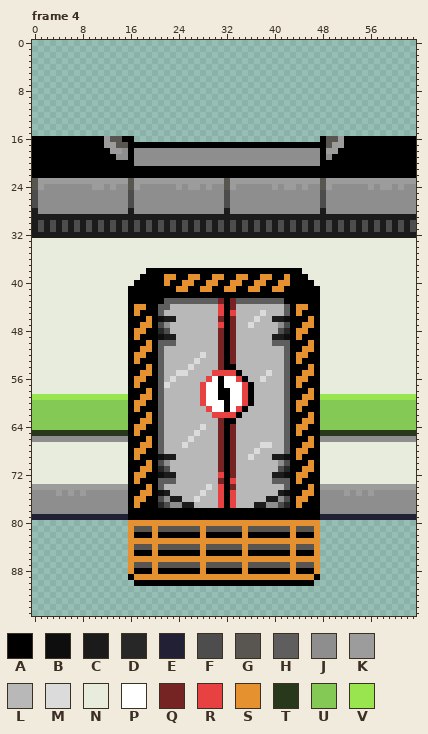
Pixel-art file: Assets/Sprite/Interagibili/PortaChiave/PortaChiusa/PortaChiaveChiusa.aseprite. This is how it looked before the edit.
64x96 pixels, 12 frames. Colours within 5 levels of each other are drawn and written as one. Shown: frame 4. The commit also changed other frames, which this record leaves out.
Palette (. is transparent): A #000000  B #0e0e0e  C #1b1b1b  D #272727  E #222034  F #4d4d4d  G #595652  H #5e5e5e  J #8e8e8e  K #9c9c9c  L #b8b8b8  M #dbdbdb  N #e8ecdd  P #ffffff  Q #762323  R #e84141  S #e6912f  T #27381b  U #84c955  V #99e550
After:
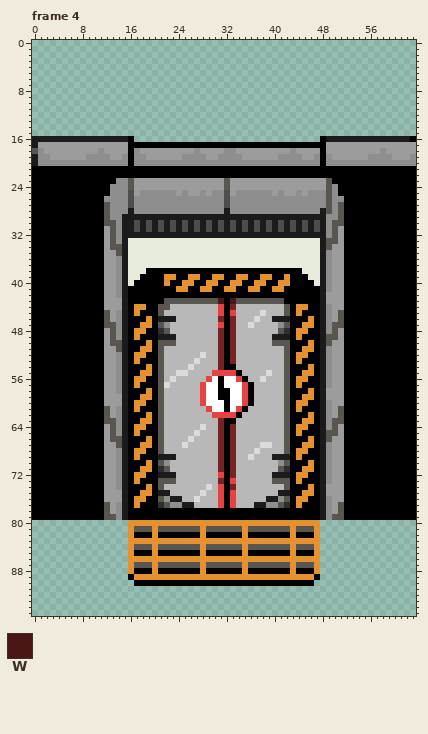
Colours new in this view: W #4a1616
Changes in this commit:
layer "Group 4 Copy/GridYello" added
layer "Group 4 Copy/GridYello Copy" added
layer "Group 1/Group 3/Layer 10 Copy" removed
layer "Group 1/Shadow" removed
layer "MuroStanza" removed
colour D: #272727 -> #2e2e2e
Frame 4, layer "Group 4 Copy/GridYello Copy":
y 16: x 0..15 AAAAAAAAAAAAKGGA -> CCCCCCCCCCCCCCCC; x 49..62 GGKAAAAAAAAAAA -> CCCCCCCCCCCCCC
y 17: x 0..11 AAAAAAAAAAAA -> CKKKKKKKKKKK; x 14..15 GG -> KK; x 49 G -> K; x 52..63 AAAAAAAAAAAA -> KKKKKKKKKKKK
y 18: x 0..12 AAAAAAAAAAAAA -> GJKKKKKKKKKJK; x 15 J -> K; x 18..26 JJJJJJJJJ -> KKKKKKKKK; x 28..31 JJJJ -> KKKK; x 34..42 JJJJJJJJJ -> KKKKKKKKK; x 44..47 JJJJ -> KKKK; x 51..63 AAAAAAAAAAAAA -> KKKKKKKJKKKKK
y 19: x 0..14 AAAAAAAAAAAAAAJ -> CJJKKKKKKJJJJKK; x 19..24 JJJJJJ -> KKKKKK; x 29..30 JJ -> KK; x 35..40 JJJJJJ -> KKKKKK; x 45..46 JJ -> KK; x 50..63 AAAAAAAAAAAAAA -> KKKKKKJJJJKKKJ
y 20: x 0..15 AAAAAAAAAAAAAAAA -> CJJJJJJJJJJJJJJJ; x 49..63 AAAAAAAAAAAAAAA -> JJJJJJJJJJJJJJJ
y 23: x 0..15 GKKKKKKKKKKKKKKK -> AAAAAAAAAAAAAAJJ; x 48..63 GKKKKKKKKKKKKKKK -> KGAAAAAAAAAAAAAA
y 24: x 0..13 GKJJJJJJJJKKJK -> AAAAAAAAAAAAAJ; x 18..23 JJJJJJ -> KKKKKK; x 25 J -> K; x 28 J -> K; x 30..31 JJ -> KK; x 34..39 JJJJJJ -> KKKKKK; x 41 J -> K; x 44 J -> K; x 46..49 JJGK -> KKKG; x 51..63 JJJJJKJKKJKJJ -> AAAAAAAAAAAAA
y 25: x 0..12 FJJJJJJJJJJJJ -> AAAAAAAAAAAAA; x 17 J -> K; x 24 J -> K; x 26..27 JJ -> KK; x 29 J -> K; x 33 J -> K; x 40 J -> K; x 42..43 JJ -> KK; x 45 J -> K; x 48..49 FJ -> JG; x 51..63 JJJJJJJJJJJJJ -> AAAAAAAAAAAAA
y 26: x 0..11 FJJJJJJJJJJJ -> AAAAAAAAAAAA; x 48..49 FJ -> JG; x 52..63 JJJJJJJJJJJJ -> AAAAAAAAAAAA
y 27: x 0..12 FJJJJJJJJJJJJ -> AAAAAAAAAAAAG; x 48..49 FJ -> JG; x 51..63 JJJJJJJJJJJJJ -> GAAAAAAAAAAAA
y 28: x 0..12 CJJJJJJJJJJJJ -> AAAAAAAAAAAAG; x 49 J -> G; x 51..63 JJJJJJJJJJJJJ -> GAAAAAAAAAAAA
y 29: x 0..14 CCCCCCCCCCCCCCC -> AAAAAAAAAAAAGJJ; x 49..63 CCCCCCCCCCCCCCC -> JJGAAAAAAAAAAAA
y 30: x 0..15 CFCFCFCFCFCFCFCF -> AAAAAAAAAAAAGGJC; x 49..63 FCFCFCFCFCFCFCF -> JGGAAAAAAAAAAAA
y 31: x 0..15 CFCFCFCFCFCFCFCF -> AAAAAAAAAAAAKGJC; x 49..63 FCFCFCFCFCFCFCF -> JGKAAAAAAAAAAAA
y 32: x 0..14 CCCCCCCCCCCCCCC -> AAAAAAAAAAAAKGJ; x 49..63 CCCCCCCCCCCCCCC -> JGKAAAAAAAAAAAA
y 33: x 0..15 NNNNNNNNNNNNNNNN -> AAAAAAAAAAAAKGJC; x 48..63 NNNNNNNNNNNNNNNN -> CGGKAAAAAAAAAAAA
y 34: x 0..15 NNNNNNNNNNNNNNNN -> AAAAAAAAAAAAKGGC; x 48..63 NNNNNNNNNNNNNNNN -> CGKKAAAAAAAAAAAA
y 35: x 0..15 NNNNNNNNNNNNNNNN -> AAAAAAAAAAAAKKGC; x 48..63 NNNNNNNNNNNNNNNN -> CJKKAAAAAAAAAAAA
y 36..41: x 0..15 NNNNNNNNNNNNNNNN -> AAAAAAAAAAAAKKJC; x 48..63 NNNNNNNNNNNNNNNN -> CJKKAAAAAAAAAAAA
y 42: x 0..15 NNNNNNNNNNNNNNNN -> AAAAAAAAAAAAKKJC; x 48..63 NNNNNNNNNNNNNNNN -> CKKKAAAAAAAAAAAA
y 43: x 0..15 NNNNNNNNNNNNNNNN -> AAAAAAAAAAAAKKKC; x 22..31 HHHHHHHHHQ -> GGGGGGGGGW; x 33..41 QHHHHHHHH -> WGGGGGGGG; x 48..63 NNNNNNNNNNNNNNNN -> CKKKAAAAAAAAAAAA
y 44: x 0..15 NNNNNNNNNNNNNNNN -> AAAAAAAAAAAAKKKC; x 21..22 HH -> GG; x 42 H -> G; x 48..63 NNNNNNNNNNNNNNNN -> CJKKAAAAAAAAAAAA
y 45: x 0..15 NNNNNNNNNNNNNNNN -> AAAAAAAAAAAAGKJC; x 21 H -> G; x 42 H -> G; x 48..63 NNNNNNNNNNNNNNNN -> CJKGAAAAAAAAAAAA
y 46: x 0..15 NNNNNNNNNNNNNNNN -> AAAAAAAAAAAAGKJC; x 21 B -> C; x 42 B -> C; x 48..63 NNNNNNNNNNNNNNNN -> CJKGAAAAAAAAAAAA
y 47: x 0..15 NNNNNNNNNNNNNNNN -> AAAAAAAAAAAAGGJC; x 21 F -> G; x 42 F -> G; x 48..63 NNNNNNNNNNNNNNNN -> CJGGAAAAAAAAAAAA
y 48: x 0..15 NNNNNNNNNNNNNNNN -> AAAAAAAAAAAAKGJC; x 22 F -> G; x 41 F -> G; x 48..63 NNNNNNNNNNNNNNNN -> CJGKAAAAAAAAAAAA
y 49: x 0..15 NNNNNNNNNNNNNNNN -> AAAAAAAAAAAAKGJC; x 21 B -> C; x 42 B -> C; x 48..63 NNNNNNNNNNNNNNNN -> CGGKAAAAAAAAAAAA
y 50: x 0..15 NNNNNNNNNNNNNNNN -> AAAAAAAAAAAAKGGC; x 21..23 HHH -> GGG; x 40..42 HHH -> GGG; x 48..63 NNNNNNNNNNNNNNNN -> CGKKAAAAAAAAAAAA
y 51: x 0..15 NNNNNNNNNNNNNNNN -> AAAAAAAAAAAAKKGC; x 21 H -> G; x 42 H -> G; x 48..63 NNNNNNNNNNNNNNNN -> CJKKAAAAAAAAAAAA
y 52..57: x 0..15 NNNNNNNNNNNNNNNN -> AAAAAAAAAAAAKKJC; x 21 H -> G; x 42 H -> G; x 48..63 NNNNNNNNNNNNNNNN -> CJKKAAAAAAAAAAAA
y 58: x 0..15 NNNNNNNNNNNNNNNN -> AAAAAAAAAAAAKKJC; x 21 H -> G; x 42 H -> G; x 48..63 NNNNNNNNNNNNNNNN -> CKKKAAAAAAAAAAAA
y 59: x 0..15 VVVVVVVVVVVVVVVV -> AAAAAAAAAAAAKKKC; x 21 H -> G; x 42 H -> G; x 48..63 VVVVVVVVVVVVVVVV -> CKKKAAAAAAAAAAAA
y 60: x 0..15 UUUUUUUUUUUUUUUU -> AAAAAAAAAAAAKKKC; x 21 H -> G; x 42 H -> G; x 48..63 UUUUUUUUUUUUUUUU -> CJKKAAAAAAAAAAAA
y 61..62: x 0..15 UUUUUUUUUUUUUUUU -> AAAAAAAAAAAAGKJC; x 21 H -> G; x 42 H -> G; x 48..63 UUUUUUUUUUUUUUUU -> CJKGAAAAAAAAAAAA
y 63: x 0..15 UUUUUUUUUUUUUUUU -> AAAAAAAAAAAAGGJC; x 21 H -> G; x 42 H -> G; x 48..63 UUUUUUUUUUUUUUUU -> CJGGAAAAAAAAAAAA
y 64: x 0..15 UUUUUUUUUUUUUUUU -> AAAAAAAAAAAAKGJC; x 21 H -> G; x 42 H -> G; x 48..63 UUUUUUUUUUUUUUUU -> CJGKAAAAAAAAAAAA
y 65: x 0..15 TTTTTTTTTTTTTTTT -> AAAAAAAAAAAAKGJC; x 21 H -> G; x 42 H -> G; x 48..63 TTTTTTTTTTTTTTTT -> CGGKAAAAAAAAAAAA
y 66: x 0..15 JJJJJJJJJJJJJJJJ -> AAAAAAAAAAAAKGGC; x 21 H -> G; x 42 H -> G; x 48..63 JJJJJJJJJJJJJJJJ -> CGKKAAAAAAAAAAAA
y 67: x 0..15 NNNNNNNNNNNNNNNN -> AAAAAAAAAAAAKKGC; x 21 H -> G; x 42 H -> G; x 48..63 NNNNNNNNNNNNNNNN -> CJKKAAAAAAAAAAAA
y 68: x 0..15 NNNNNNNNNNNNNNNN -> AAAAAAAAAAAAKKJC; x 21 H -> G; x 42 H -> G; x 48..63 NNNNNNNNNNNNNNNN -> CJKKAAAAAAAAAAAA
y 69: x 0..15 NNNNNNNNNNNNNNNN -> AAAAAAAAAAAAKKJC; x 21 B -> C; x 42 B -> C; x 48..63 NNNNNNNNNNNNNNNN -> CJKKAAAAAAAAAAAA
y 70: x 0..15 NNNNNNNNNNNNNNNN -> AAAAAAAAAAAAKKJC; x 21 F -> G; x 42 F -> G; x 48..63 NNNNNNNNNNNNNNNN -> CJKKAAAAAAAAAAAA
y 71: x 0..15 NNNNNNNNNNNNNNNN -> AAAAAAAAAAAAKKJC; x 22 F -> G; x 41 F -> G; x 48..63 NNNNNNNNNNNNNNNN -> CJKKAAAAAAAAAAAA
y 72: x 0..15 NNNNNNNNNNNNNNNN -> AAAAAAAAAAAAKKJC; x 21 B -> C; x 42 B -> C; x 48..63 NNNNNNNNNNNNNNNN -> CJKKAAAAAAAAAAAA
y 73: x 0..15 NNNNNNNNNNNNNNNN -> AAAAAAAAAAAAKKJC; x 21..23 HHH -> GGG; x 40..42 HHH -> GGG; x 48..63 NNNNNNNNNNNNNNNN -> CJKKAAAAAAAAAAAA
y 74: x 0..11 KKKKKKKKKKKK -> AAAAAAAAAAAA; x 14..15 KK -> JC; x 21 H -> G; x 42 H -> G; x 48 K -> C; x 52..63 KKKKKKKKKKKK -> AAAAAAAAAAAA
y 75: x 0..15 JJJJKJKJKJJJJJJJ -> AAAAAAAAAAAAKKKC; x 21 B -> C; x 42 B -> C; x 48..63 JJJJKJKJKJJJJJJJ -> CKKKAAAAAAAAAAAA
y 76: x 0..15 JJJJJJJJJJJJJJJJ -> AAAAAAAAAAAAKKKC; x 21 F -> G; x 42 F -> G; x 48 J -> C; x 50..63 JJJJJJJJJJJJJJ -> KKAAAAAAAAAAAA
y 77: x 0..13 JJJJJJJJJJJJJJ -> AAAAAAAAAAAAGK; x 15 J -> C; x 22 F -> G; x 41 F -> G; x 48 J -> C; x 50..63 JJJJJJJJJJJJJJ -> KGAAAAAAAAAAAA
y 78: x 0..13 JJJJJJJJJJJJJJ -> AAAAAAAAAAAAGK; x 15 J -> C; x 48 J -> C; x 50..63 JJJJJJJJJJJJJJ -> KGAAAAAAAAAAAA
y 79: x 0..15 EEEEEEEEEEEEEEEE -> AAAAAAAAAAAAGGJC; x 48..63 EEEEEEEEEEEEEEEE -> CJGGAAAAAAAAAAAA
